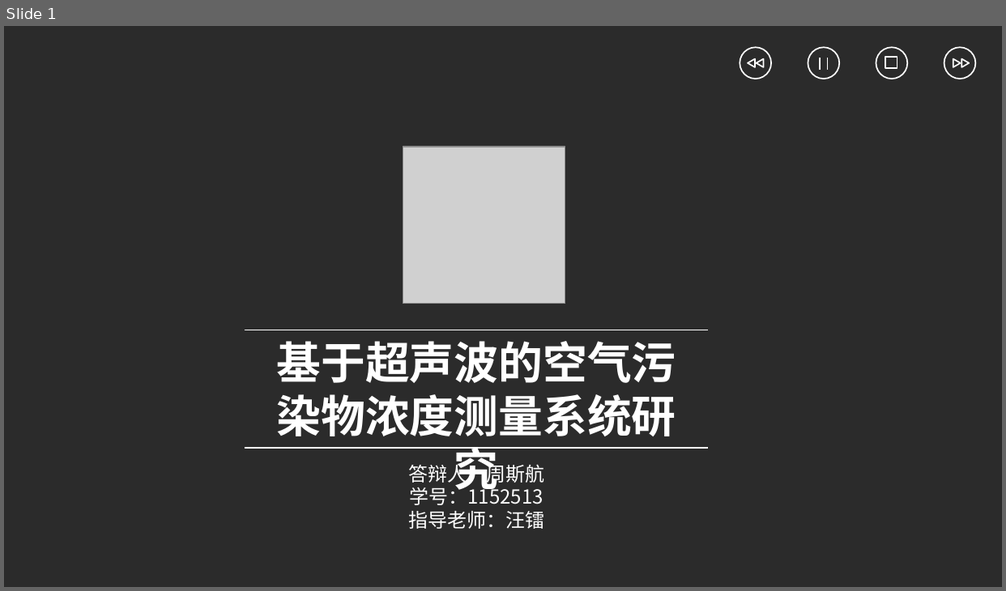
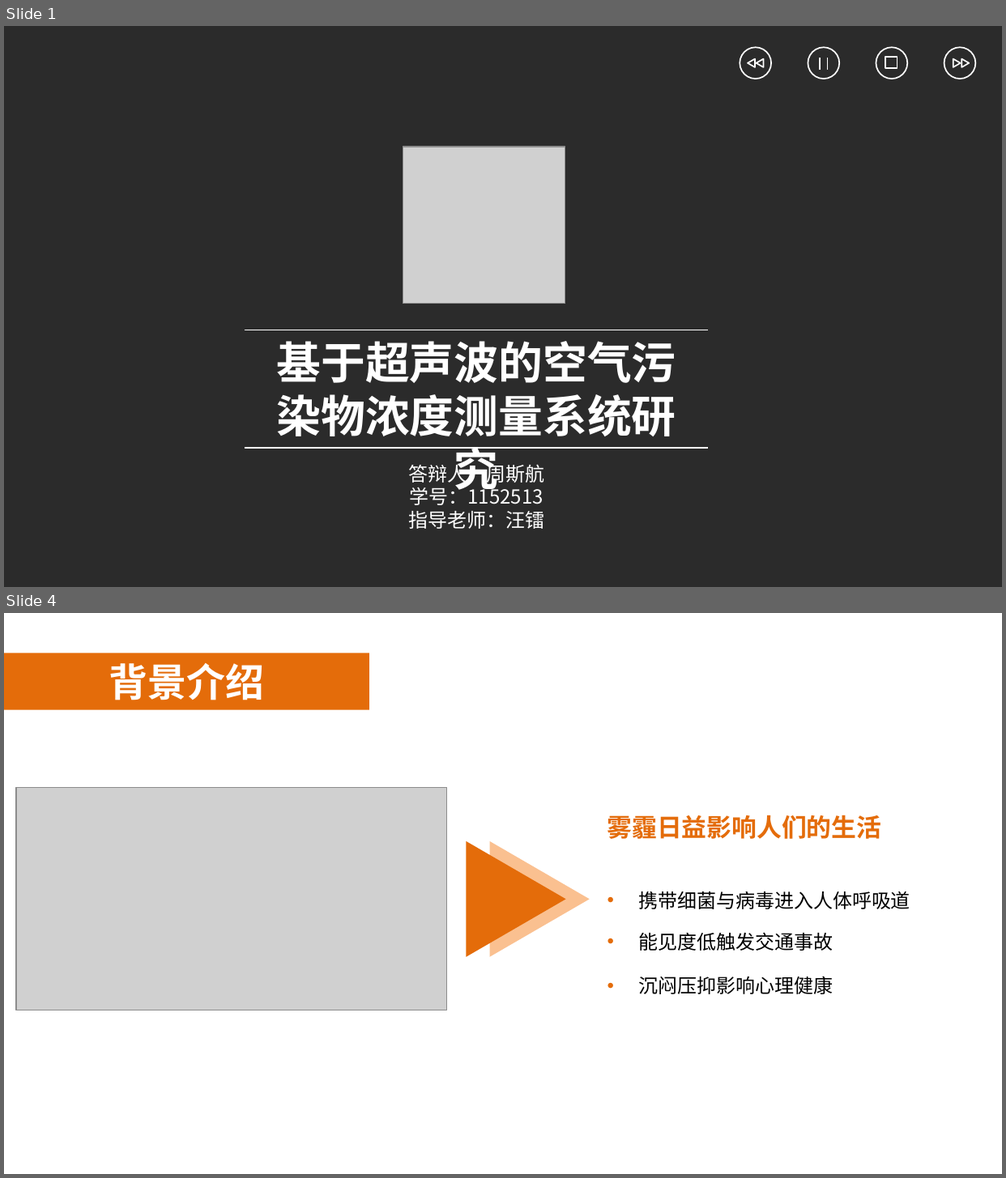
Before and after one commit to PaulingZhou/GraduationDesign, a slide deck: 答辩ppt.pptx. Shown one above the other, each under a label of ours: slide 1 before the commit, slides 1 and 4 after it; the slides between them are not shown. The pictures are 1006x591 and 1006x1178 pixels, drawn with LibreOffice and Linux fonts; fonts in the diff are those of the drawing; grey boxes stand for pictures; background and template pictures are left out; a plain dark background stands for a picture behind light text. Boxes give left, top, right and bottom in pixels: in the first picture for what was removed or moved away, otherwise in the second. Text is boxed around its words. In the diff, an @@ line names an element or a change of style, - is before the commit and + after.

```diff
--- a/答辩ppt.pptx
+++ b/答辩ppt.pptx
@@ slide 4 added at (x1=4, y1=613, x2=1002, y2=1174), background picture (left out) @@
@@ rectangle added at (x1=4, y1=653, x2=369, y2=710), fill #E46C0A @@
@@ rectangle added at (x1=4, y1=682, x2=1002, y2=1130), fill #FFFFFF at 50% opacity @@
@@ text added at (x1=109, y1=663, x2=264, y2=700), 28 pt, text #FFFFFF, bold @@
+背景介绍
@@ picture added at (x1=16, y1=788, x2=447, y2=1010) @@
@@ text added at (x1=607, y1=815, x2=882, y2=839), 18 pt, text #E46C0A, bold @@
+雾霾日益影响人们的生活
@@ triangle added at (x1=466, y1=841, x2=566, y2=957), fill #E46C0A @@
@@ triangle added at (x1=490, y1=841, x2=590, y2=957), fill #FAC090 @@
@@ text added at (x1=638, y1=892, x2=910, y2=909), 14 pt, text #000000 @@
+• 携带细菌与病毒进入人体呼吸道
@@ text added at (x1=638, y1=932, x2=833, y2=951), 14 pt, text #000000 @@
+• 能见度低触发交通事故
@@ text added at (x1=638, y1=976, x2=833, y2=995), 14 pt, text #000000 @@
+• 沉闷压抑影响心理健康
```
Also in this commit, not shown: 13 slides changed, 5 other slides added, 4 slides removed, 16 other files.
